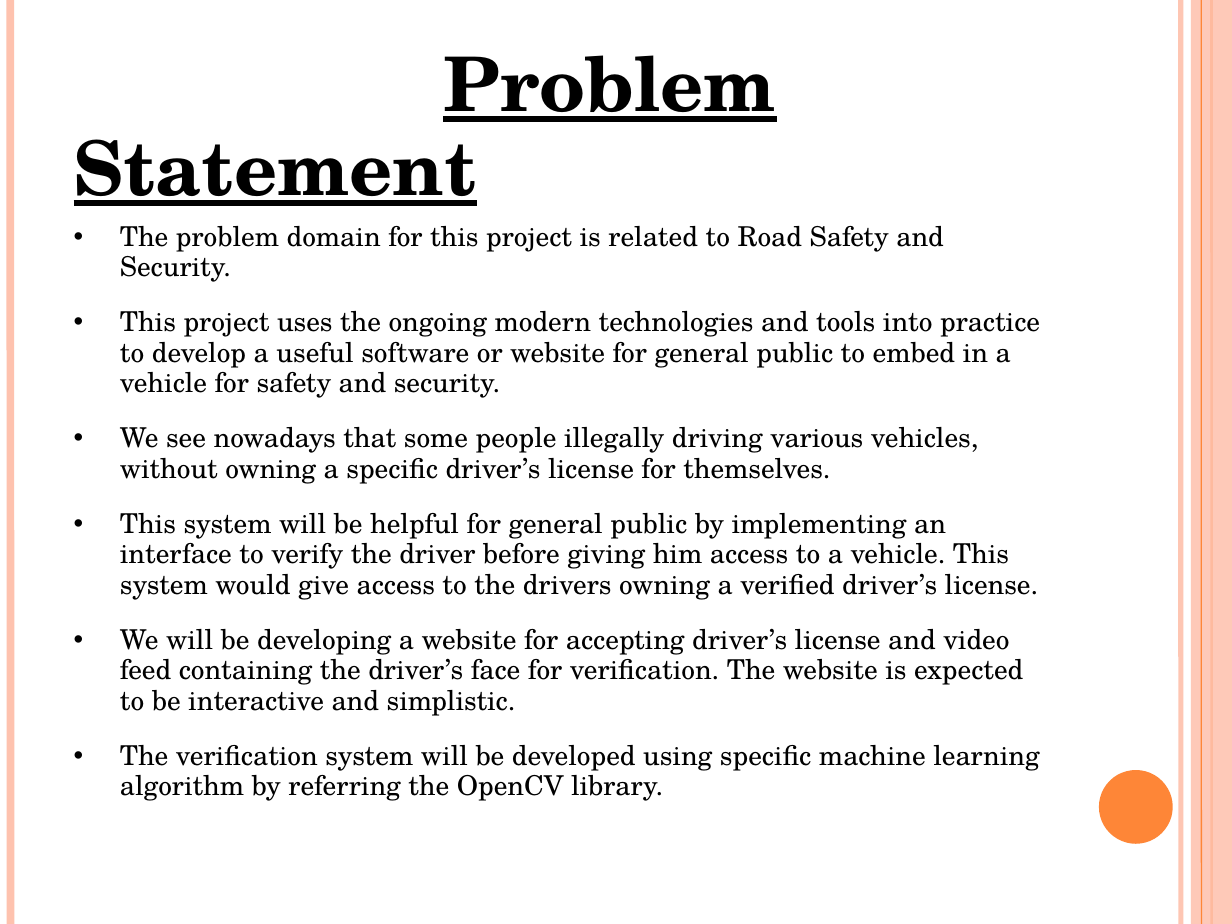
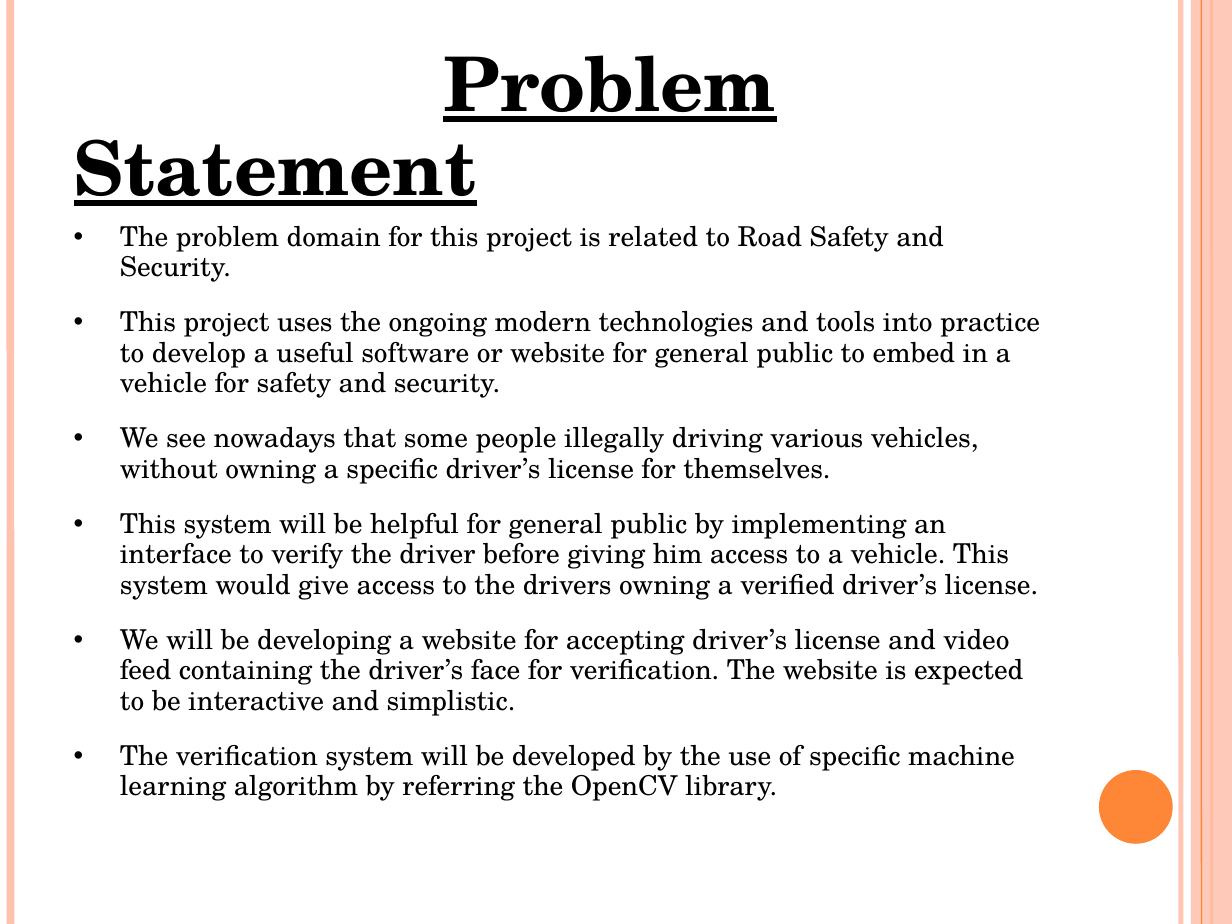
Before and after one commit to krishna0yadav/facerec, a slide deck: slide 4 of Documents and Screenshots/Major Project PPT P-64.ppt. Drawn at 1232x924 pixels with LibreOffice and Linux fonts; fonts in the diff are those of the drawing. Boxes give left, top, right and bottom in pixels: in the first picture for what was removed or moved away, otherwise in the second. Text is boxed around its words. In the diff, an @@ line names an element or a change of style, - is before the commit and + after.

```diff
--- a/Documents and Screenshots/Major Project PPT P-64.ppt
+++ b/Documents and Screenshots/Major Project PPT P-64.ppt
@@ text at (120, 745, 1015, 801): text changed @@
-• The verification system will be developed using specific machine learning algorithm by referring the OpenCV library.
+• The verification system will be developed by the use of specific machine learning algorithm by referring the OpenCV library.
```
Also in this commit, not shown: 3 other slides changed, 1 slide added.
